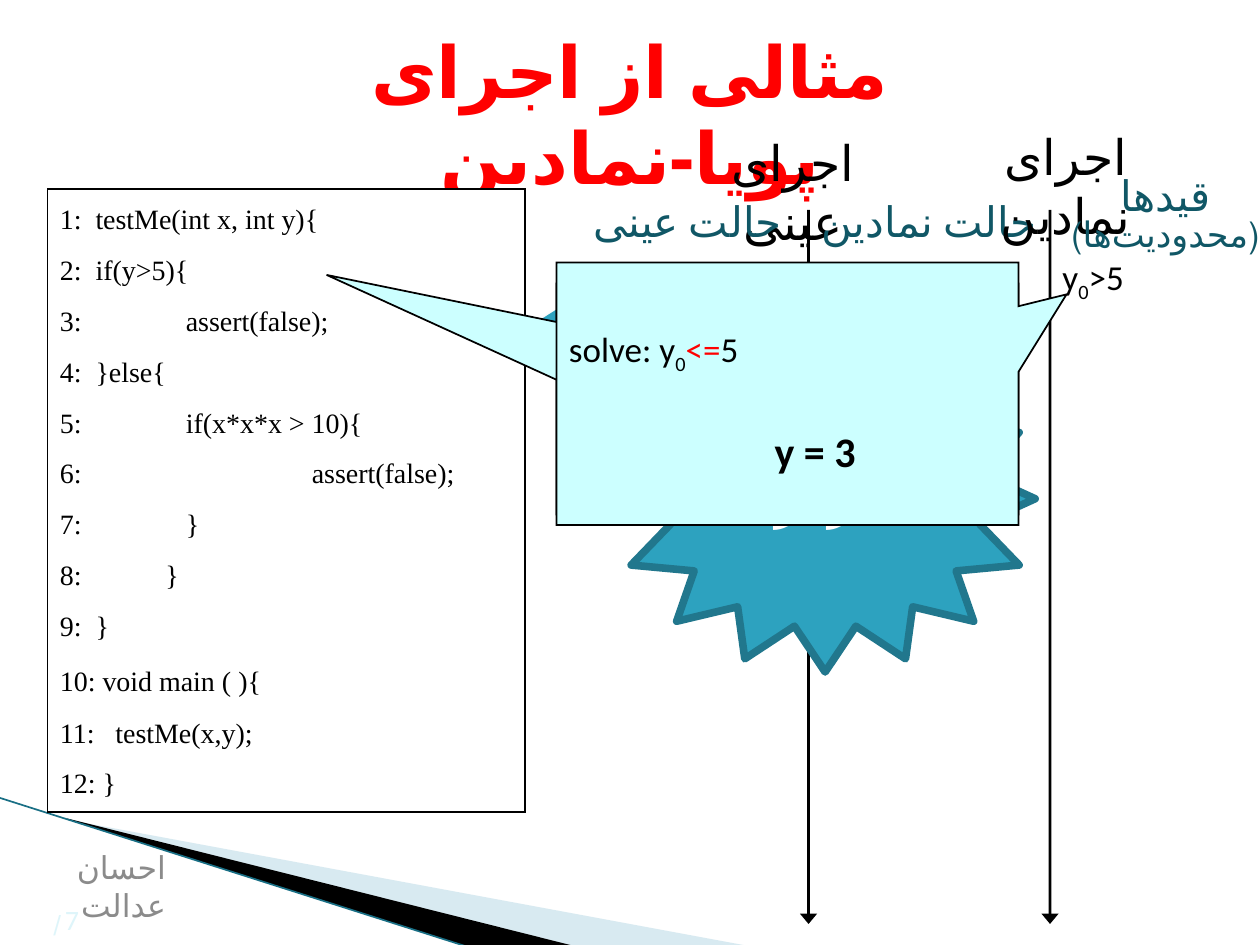
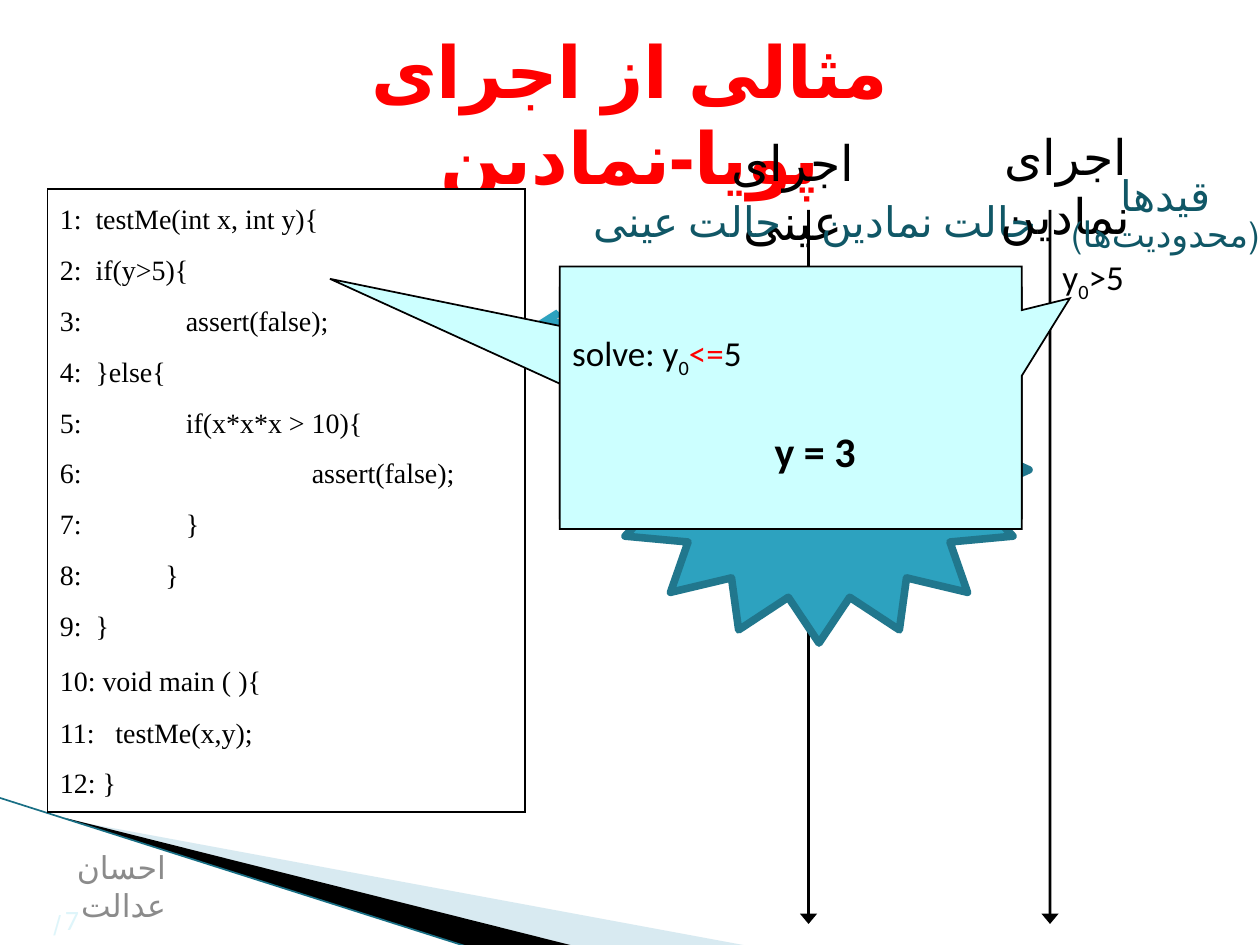
Before and after one commit to ehsan-is-everything/CIG-Droid, a slide deck: slide 7 of Presentation/Presentation-v1.pptx. Drawn at 1260x945 pixels with LibreOffice and Linux fonts; fonts in the diff are those of the drawing; background and template pictures are left out. Boxes give left, top, right and bottom in pixels: in the first picture for what was removed or moved away, otherwise in the second. Text is boxed around its words. In the diff, an @@ line names an element or a change of style, - is before the commit and + after.

Commit message:
update

```diff
--- a/Presentation/Presentation-v1.pptx
+++ b/Presentation/Presentation-v1.pptx
@@ speech box "solve: y0<=5" moved from (x1=557, y1=262, x2=1019, y2=524) to (x1=559, y1=266, x2=1022, y2=528) @@
@@ speech box moved from (x1=557, y1=284, x2=1019, y2=514) to (x1=559, y1=287, x2=1022, y2=518) @@
@@ star "خطا در برنامه!" moved from (x1=615, y1=325, x2=1034, y2=672) to (x1=609, y1=296, x2=1028, y2=643) @@
```
Also in this commit, not shown: 11 other slides changed.
